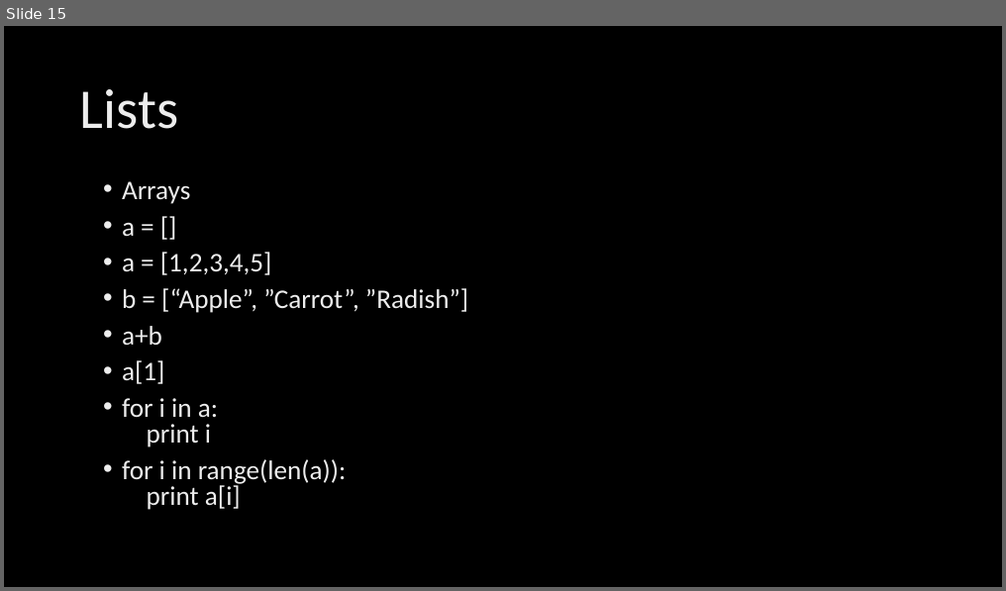
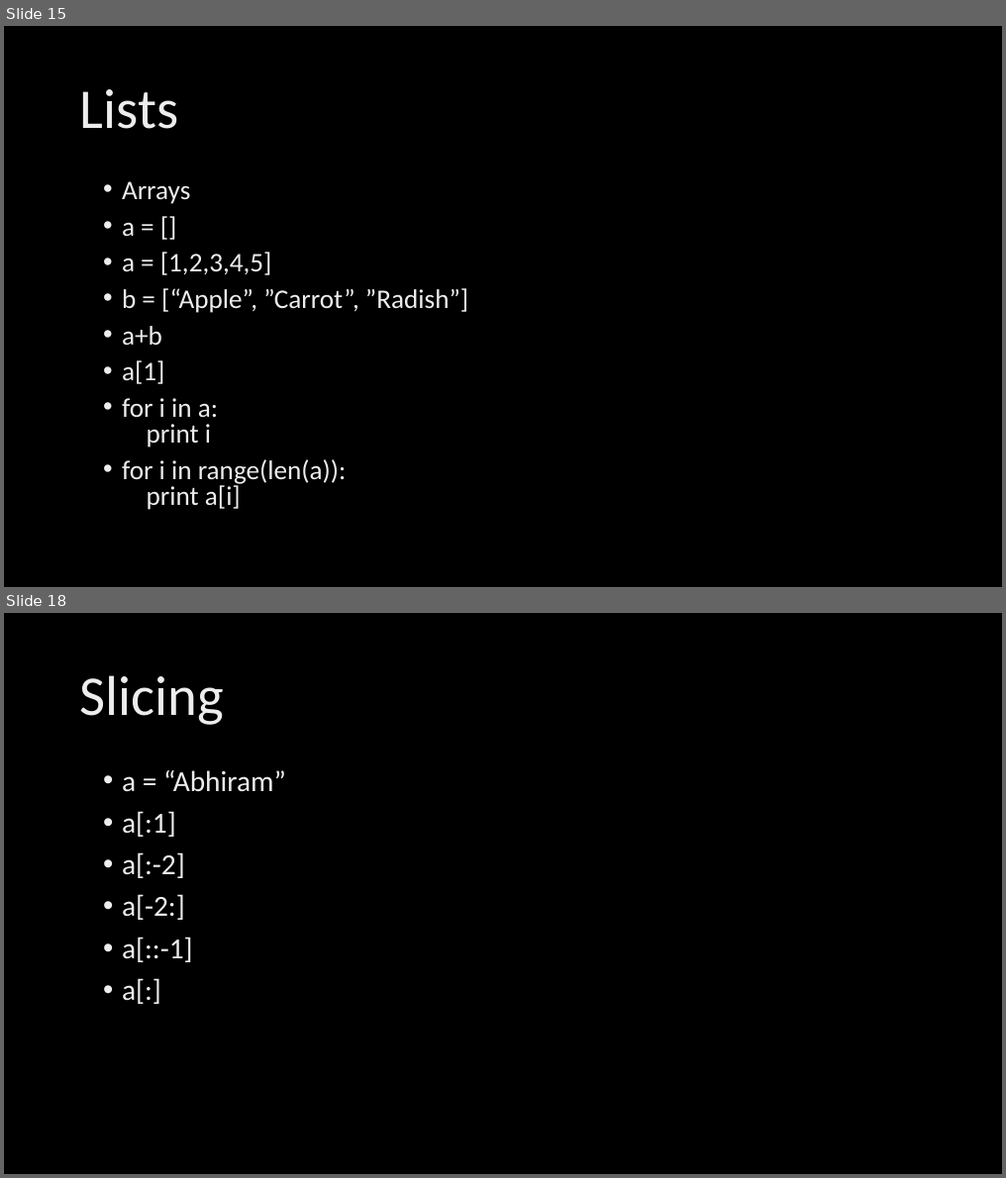
Before and after one commit to abhiii5459/Talks, a slide deck: April_2017/Devopedia_Apr22/Python Talk.pptx. Shown one above the other, each under a label of ours: slide 15 before the commit, slides 15 and 18 after it; the slides between them are not shown. The pictures are 1006x591 and 1006x1178 pixels, drawn with LibreOffice and Linux fonts; fonts in the diff are those of the drawing. Boxes give left, top, right and bottom in pixels: in the first picture for what was removed or moved away, otherwise in the second. Text is boxed around its words. In the diff, an @@ line names an element or a change of style, - is before the commit and + after.

```diff
--- a/April_2017/Devopedia_Apr22/Python Talk.pptx
+++ b/April_2017/Devopedia_Apr22/Python Talk.pptx
@@ slide 18 added at [4, 613, 1002, 1174], background #000000 @@
@@ title added at [80, 675, 224, 725], 54 pt, text gradient #BFBFBF to #EDEDED to #FFFFFF @@
+Slicing
@@ text added at [122, 770, 286, 1004], 28 pt, text gradient #BFBFBF to #EDEDED to #FFFFFF @@
+• a = “Abhiram”
+• a[:1]
+• a[:-2]
+• a[-2:]
+• a[::-1]
+• a[:]
```
Also in this commit, not shown: 1 slide changed, 5 other slides added.
